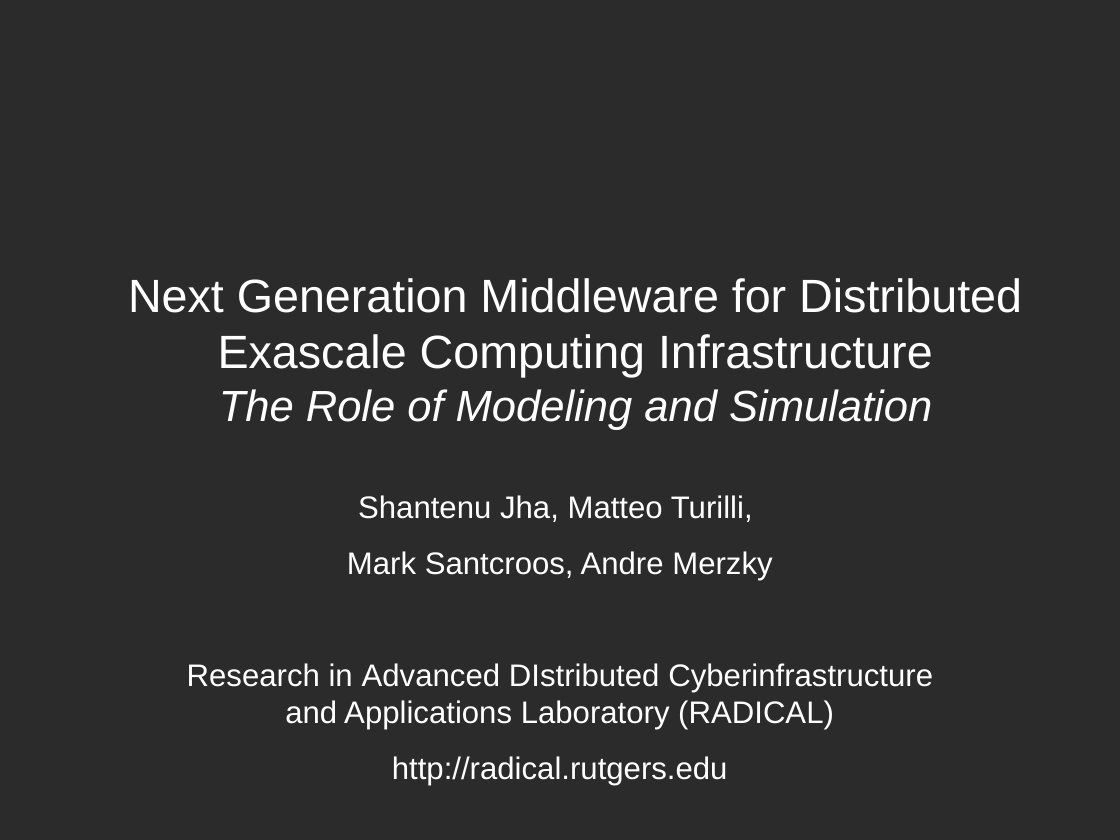
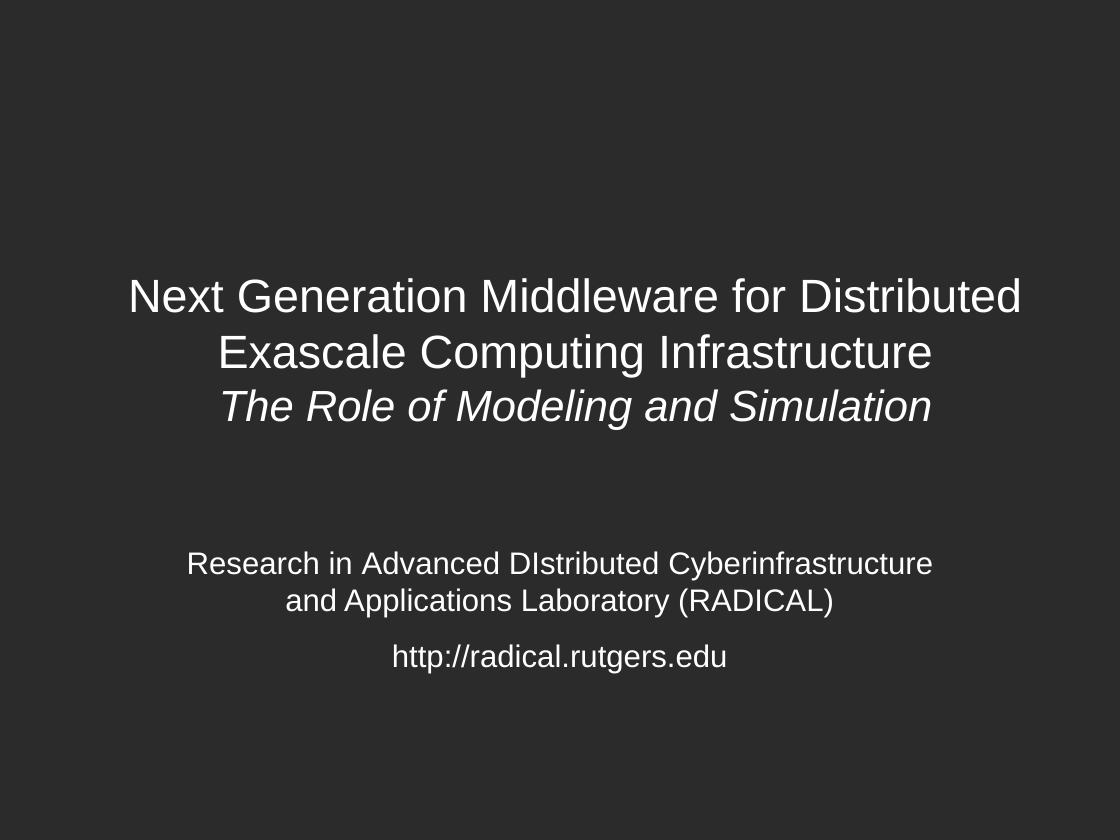
Before and after one commit to saga-project/NGMW, a slide deck: slide 1 of presentations/radical-modsim.pptx. Drawn at 1120x840 pixels with LibreOffice and Linux fonts; fonts in the diff are those of the drawing; background and template pictures are left out; a plain dark background stands for a picture behind light text. Boxes give left, top, right and bottom in pixels: in the first picture for what was removed or moved away, otherwise in the second. Text is boxed around its words. In the diff, an @@ line names an element or a change of style, - is before the commit and + after.

Commit message:
updated slide

```diff
--- a/presentations/radical-modsim.pptx
+++ b/presentations/radical-modsim.pptx
@@ subtitle at (x1=347, y1=495, x2=772, y2=580): paragraphs removed @@
-Shantenu Jha, Matteo Turilli,
-Mark Santcroos, Andre Merzky
```
Also in this commit, not shown: 5 other slides changed, 3 slides added, 3 slides removed.
